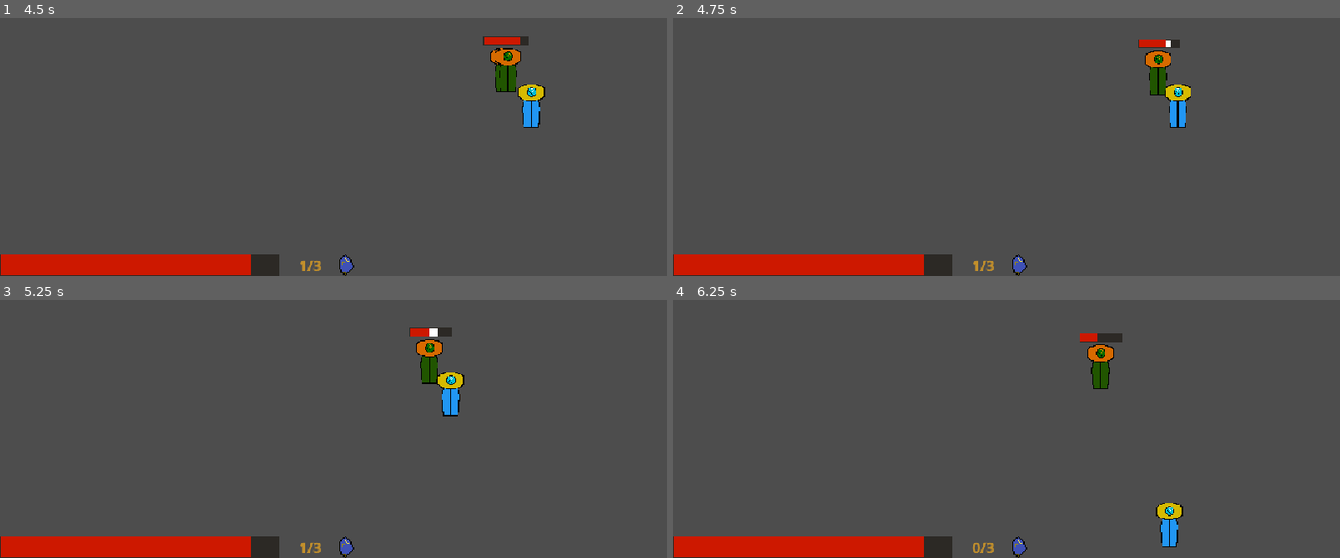
Above: before the commit, frames 1-4 (two rows, left to right).
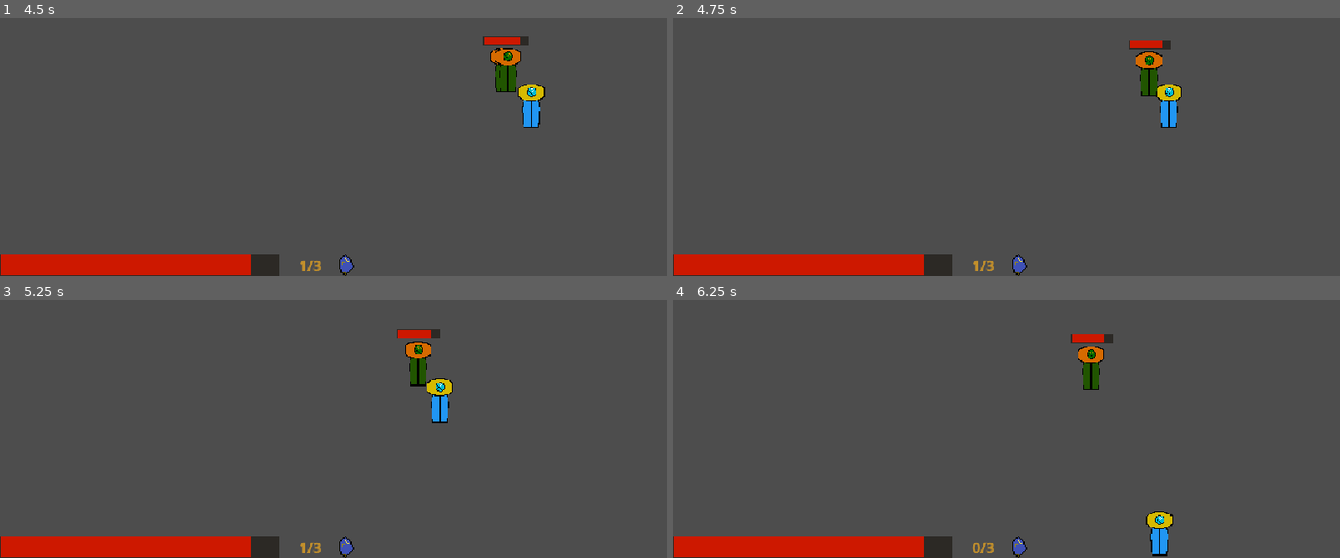
Above: after the commit, the same moments.

Repository: nf12pro/ChronoAnchor
Game: Godot game, scene res://scenes/testing_scene.tscn
Same seed, same stepped clock (60 frames per second), same inputs: the game is played once before the commit and once after it.
Inputs (mouse positions are in pixels of both pictures, inside the frame that each line leads up to):
- Up to frame 1 (4.5 s): tap Enter at 0.5 s; move the mouse to (480, 69) at 0.52 s; press the mouse at (480, 69) at 0.53 s; hold Right (move_right) 0.53-1.28 s; tap Shift (dash) at 0.8, 1.35, 2.3, 2.85, 3.8 s; move the mouse to (200, 108) at 1.27 s; release the mouse at (200, 108) at 1.28 s; hold S (move_down) 1.28-2.03 s; click (200, 108) at 1.55 s; move the mouse to (outside the picture) at 2.02 s; press the mouse at (outside the picture) at 2.03 s; hold Right (move_right) 2.03-2.78 s; move the mouse to (300, 162) at 2.77 s; release the mouse at (300, 162) at 2.78 s; hold W (move_up) 2.78-3.53 s; click (300, 162) at 3.05 s; move the mouse to (533, 144) at 3.52 s; hold P (take_damage_test) 3.53-4.28 s; hold A (move_left) from 3.53 s (still down); click (533, 144) at 3.67 s; move the mouse to (133, 33) at 4.27 s; tap Alt at 4.35 s
- Up to frame 2 (4.75 s): keep holding A (move_left); click (806, 33) at 4.55 s
- Up to frame 3 (5.25 s): move the mouse to (366, 369) at 5.02 s; release A (move_left) at 5.03 s; press the mouse at (366, 369) at 5.03 s; hold S (move_down) from 5.03 s (still down)
- Up to frame 4 (6.25 s): tap Shift (dash) at 5.3, 5.85 s; move the mouse to (outside the picture) at 5.77 s; release S (move_down) at 5.78 s; release the mouse at (outside the picture) at 5.78 s; hold Right (move_right) from 5.78 s (still down); click (outside the picture) at 6.05 s

Frame 1 is identical in both runs. In frame 2, 1.3% of the frame differs, in the area x 68-78%, y 8-43%; in frame 3, 1.6%, in the area x 59-70%, y 10-48%; in frame 4, 1.5%.

Commit message:
Started Different Attack Implementation
WIP

Diff:
--- a/project.godot
+++ b/project.godot
@@ -78,9 +78,14 @@
 , Object(InputEventJoypadMotion,"resource_local_to_scene":false,"resource_name":"","device":-1,"axis":5,"axis_value":1.0,"script":null)
 ]
 }
-attack={
+basic_attack={
 "deadzone": 0.2,
 "events": [Object(InputEventMouseButton,"resource_local_to_scene":false,"resource_name":"","device":-1,"window_id":0,"a …(259 unchanged characters)…
+]
+}
+heavy_atttack={
+"deadzone": 0.2,
+"events": [Object(InputEventMouseButton,"resource_local_to_scene":false,"resource_name":"","device":-1,"window_id":0,"alt_pressed":false,"shift_pressed":false,"ctrl_pressed":false,"meta_pressed":false,"button_mask":2,"position":Vector2(256, 35),"global_position":Vector2(275, 131),"factor":1.0,"button_index":2,"canceled":false,"pressed":true,"double_click":false,"script":null)
 ]
 }
 
--- a/scenes/sword_equipment.tscn
+++ b/scenes/sword_equipment.tscn
@@ -1,6 +1,9 @@
 [gd_scene format=3 uid="uid://bbkit7y8fwlse"]
 
 [ext_resource type="Script" uid="uid://du0fjnu8hff8g" path="res://scripts/sword_equipment.gd" id="1_lks1c"]
+
+[sub_resource type="RectangleShape2D" id="RectangleShape2D_6esg4"]
+size = Vector2(73, 20)
 
 [node name="sword_equipment" type="Node2D" unique_id=1586162383]
 script = ExtResource("1_lks1c")
@@ -9,7 +12,14 @@
 collision_layer = 2
 collision_mask = 16
 
-[node name="sword_hitbox" type="CollisionPolygon2D" parent="sword_area" unique_id=891468724]
+[node name="heavy_sword_hitbox" type="CollisionPolygon2D" parent="sword_area" unique_id=891468724]
+
+[node name="light_sword_hitbox" type="CollisionShape2D" parent="sword_area" unique_id=970164624]
+position = Vector2(36.5, 0)
+shape = SubResource("RectangleShape2D_6esg4")
+
+[node name="basic_sword_hitbox2" type="CollisionPolygon2D" parent="sword_area" unique_id=1195310844]
+polygon = PackedVector2Array(112, -80, 112, 80, 0, 0)
 
 [node name="hitbox_timer" type="Timer" parent="." unique_id=588127811]
 process_callback = 0
--- a/scripts/global.gd
+++ b/scripts/global.gd
@@ -1,6 +1,8 @@
 extends Node
 
 var request_id: int = 0
+var is_dashing: bool = false
+var is_attacking: bool = false
 
 func freeze(duration, scale) -> void:
 	request_id += 1
--- a/scripts/player.gd
+++ b/scripts/player.gd
@@ -36,7 +36,6 @@
 @onready var dash_tracker = $canvas_layer/dash_tracker
 
 var dash_charges: int = 3
-var is_dashing: bool = false
 var dash_time_left: float = 0.0
 var dash_direction: Vector2 = Vector2.ZERO
 var last_move_direction: Vector2 = Vector2.DOWN
@@ -69,10 +68,10 @@
 	if Input.is_action_just_pressed("move_up"):    up_time    = current_time
 	if Input.is_action_just_pressed("move_down"):  down_time  = current_time
 
-	if is_dashing:
+	if Global.is_dashing:
 		dash_time_left -= delta
 		if dash_time_left <= 0.0:
-			is_dashing = false
+			Global.is_dashing = false
 			dash_invincible = false
 			velocity = velocity.limit_length(max_speed)
 		move_and_slide()
@@ -104,9 +103,9 @@
 	return 0.0
 
 func dash() -> void:
-	if is_dashing or dash_charges <= 0:
+	if Global.is_dashing or dash_charges <= 0:
 		return
-	is_dashing = true
+	Global.is_dashing = true
 	dash_invincible = true
 	dash_time_left = dash_duration
 	dash_direction = last_move_direction.normalized()
--- a/scripts/sword_equipment.gd
+++ b/scripts/sword_equipment.gd
@@ -5,28 +5,29 @@
 @onready var hitbox_timer = $hitbox_timer
 @onready var cooldown_timer = $cooldown_timer
 
-var attacking: bool = false
 var on_cooldown: bool = false
 #endregion
 
 #region Generate Semi Circle
-@export var radius: float = 80.0
+@export var radius: float = 100.0
 @export var segments: int = 16
 @onready var collision_polygon = $sword_area/sword_hitbox
 #endregion
 
 #region Dealing Damage
-var damage = 20
 var hit_enemies: Array = []
+
+var basic_attack_damage: int = 20
+var light_attack_damage: int = 10
+var heavy_attack_damage: int = 30
 #endregion
 
 func _ready() -> void:
 	sword_area.monitoring = false
 	hitbox_timer.process_callback = Timer.TIMER_PROCESS_PHYSICS
-	sword_area.body_entered.connect(_on_sword_area_body_entered)
 
 func _process(_delta: float) -> void:
-	if attacking:
+	if Global.is_attacking:
 		return
 	var mouse_pos = get_global_mouse_position()
 	global_rotation = (mouse_pos - global_position).angle()
@@ -38,7 +39,7 @@
 func activate_hitbox() -> void:
 	if on_cooldown:
 		return
-	attacking = true
+	Global.is_attacking = true
 	cooldown_timer.start()
 	on_cooldown = true
 	generate_semi_circle()
@@ -61,12 +62,12 @@
 		return
 	if body.has_method("take_damage"):
 		hit_enemies.append(body)
-		body.take_damage(damage)
+		body.take_damage(basic_attack_damage)
 		Global.freeze(0.08, 0.02)
 
 func _on_hitbox_timer_timeout() -> void:
 	sword_area.monitoring = false
-	attacking = false
+	Global.is_attacking = false
 	collision_polygon.polygon = PackedVector2Array()
 
 func _on_cooldown_timer_timeout() -> void:
